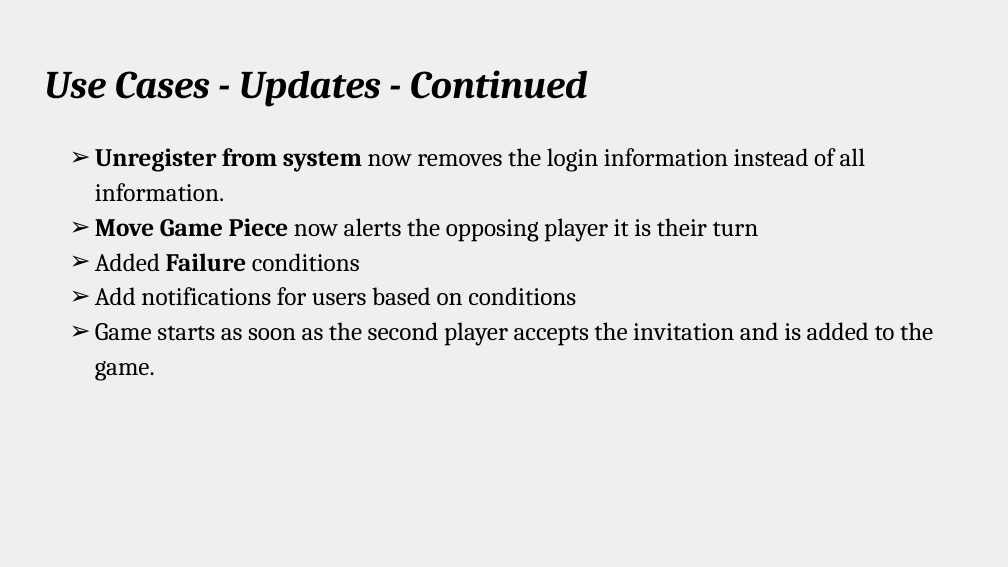
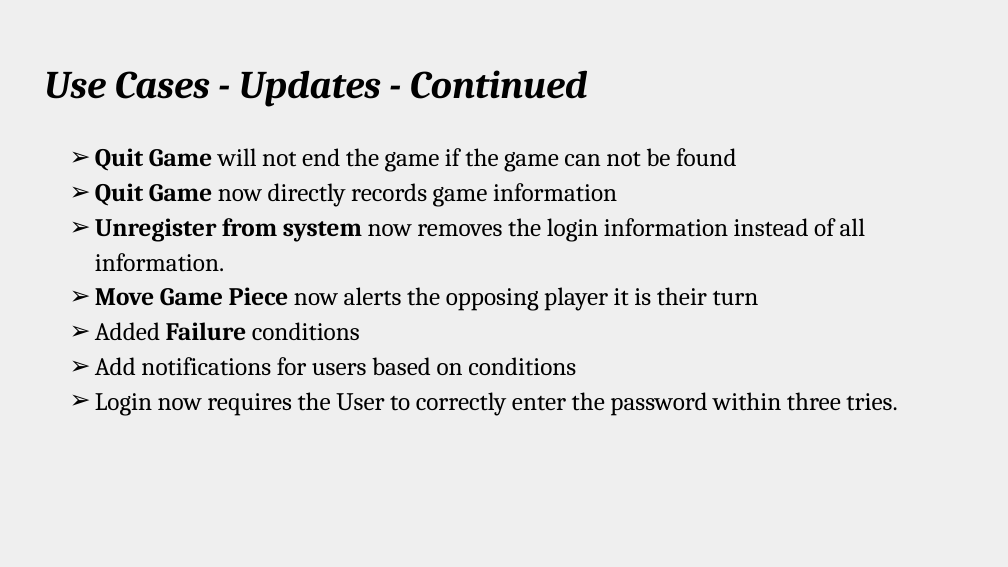
Before and after one commit to amgunden/cs414-f17-301-chessire-coders, a slide deck: slide 10 of documentation/Presentation.pptx. Drawn at 1008x567 pixels with LibreOffice and Linux fonts; fonts in the diff are those of the drawing. Boxes give left, top, right and bottom in pixels: in the first picture for what was removed or moved away, otherwise in the second. Text is boxed around its words. In the diff, an @@ line names an element or a change of style, - is before the commit and + after.

```diff
--- a/documentation/Presentation.pptx
+++ b/documentation/Presentation.pptx
@@ text at box(95, 148, 737, 207): paragraphs added @@
+➢ Quit Game will not end the game if the game can not be found
+➢ Quit Game now directly records game information
@@ text at box(95, 392, 897, 416): text changed @@
-➢ Game starts as soon as the second player accepts the invitation and is added to the game.
+➢ Login now requires the User to correctly enter the password within three tries.
```
Also in this commit, not shown: 1 other slide changed, 2 other files.
